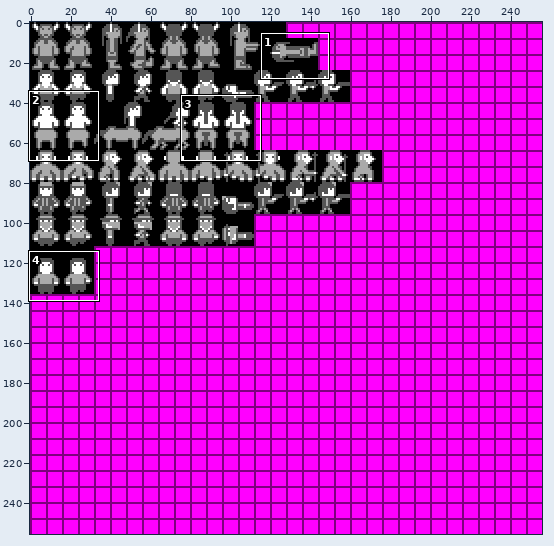
Sprite sheet: res/Sprites/mob_enemy_sheet.png. The first picture is a wide view before the edit; the outline marks the close-up.
Close-up. As it was:
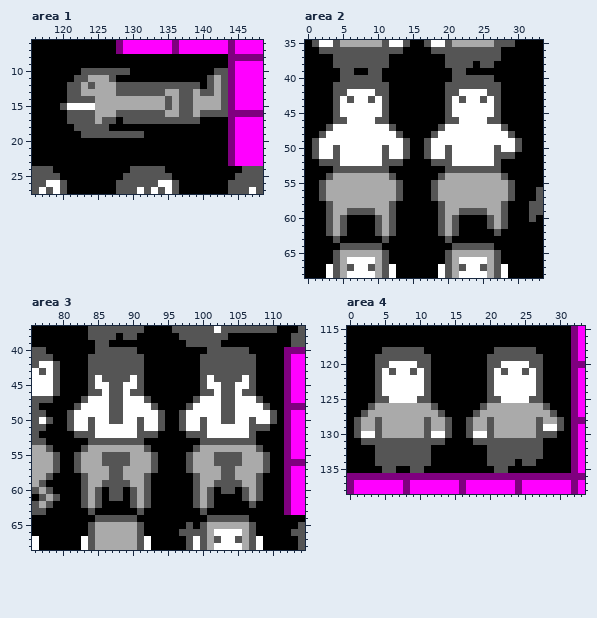
The file is 256x256 pixels. Shown: area 1: x 116..148, y 6..27; area 2: x 0..33, y 35..68; area 3: x 76..114, y 37..68; area 4: x 0..33, y 115..138. The commit also changed other parts of the picture, which this record leaves out.
The same view after the edit:
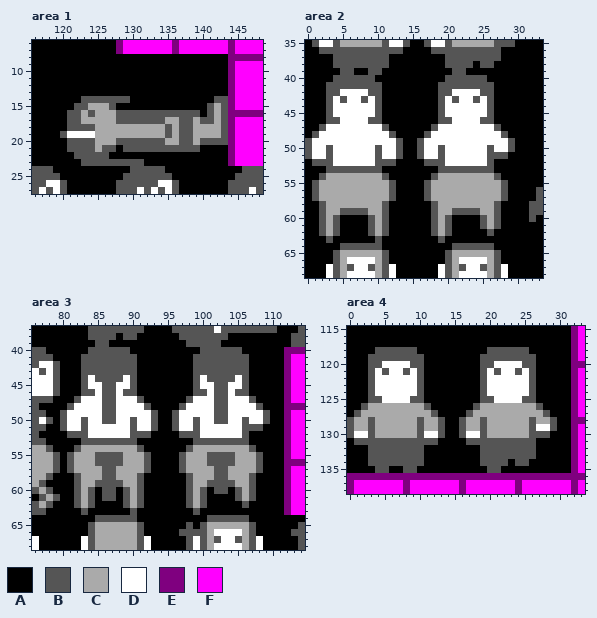
Palette (. is transparent): A #000000  B #555555  C #aaaaaa  D #ffffff  E #7f007f  F #ff00ff
Change:
Changed rows in their new state; - is an unchanged pixel.
Area 1:
first column x 120:
10 ---AAAAAAA------------AA
11 --AAAAAA-------------AAA
12 -AAAAAAAAAAAAAAAAAAA-AAA
13 -AAAAAAAAAAAAAAAAAAAAAAA
14 -AA--BBBBBAAAAAAAAAAAAB-
15 AABBC--BAAAAAAAAAAAAAB--
16 ---C-----------BB--BA-C-
17 ---CC-CCB------CC--CBBCB
18 -B---CCCCCCCCCCBCBBCCCCB
19 BDDDDCCCCCCCCCCBCBBCCCCB
20 -BBBBCCCBBBBBBBCCBBCBBBB
21 -BBBBCBB-BBBBBBBBBBB----
22 --BBBBB-----------------
23 ---BBBBBBBBB------------
Area 2:
first column x 0:
40 ----B-----A---------B-----A----
41 ---B-------A-------B-------A---
42 ---B-D---B-A-------B-D---B-A---
43 ---BDBD-BDBA-------BDBD-BDBA---
44 ---BD-----BA-------BD-----BA---
45 ---BD-----BA-------BD-----BA---
46 ---B-D---B-A-------B-D---B-A---
47 --BD-------BA-----BD-------BA--
48 -BD---------BA---BD---------BA-
49 BD-----------BA-BD-----------BA
50 BD-BD-----BD-BA-BD-BD-----BD-BA
51 BD-BD-----BD-BA-BD-BD-----B--A-
52 -B--D-----B--A---B--D-----BA---
53 ---B-------A-------B-------A---
54 --BC-------BA-----BC-------BA--
55 -BC---------BA---BC---------BA-
56 -BC---------BA---BC---------BA-
57 -BC---------BA---BC---------BA-
58 --BC-------BA-----BC-------BA--
59 --BC-B---C-BA-----BC-B---C-BA--
60 --BCBA---BCBA-----BCBA---BCBA--
61 --BCBA---BCBA-----BCBA---BCBA--
62 --BCBA---BCBA-----BCBA----BA---
63 ---BA-----BA-------BA----------
Area 3:
first column x 80:
40 ----B-----A---------B-----A----
41 ---B-------A-------B-------A---
42 ---B-------A-------B-------A---
43 ---B-------A-------B-------A---
44 ---BDB---DBA-------BDB---DBA---
45 ---BD-B-D-BA-------BD-B-D-BA---
46 ---B-DB-DB-A-------B-DB-DB-A---
47 --BD--B-D--BA-----BD--B-D--BA--
48 -BD---B-D---BA---BD---B-D---BA-
49 BD----B-D----BA-BD----B-D----BA
50 BD-BD-B-D-BD-BA-BD-BD-B-D-BD-BA
51 BD-BD-----BD-BA-BD-BD-----B--A-
52 -B--D-----B--A---B--D-----BA---
53 ---B-------A-------B-------A---
54 --BC-------BA-----BC-------BA--
55 -BC--B---C--BA---BC--B---C--BA-
56 -BC--B---C--BA---BC--B---C--BA-
57 -BC---B-C---BA---BC---B-C---BA-
58 --BC--B-C--BA-----BC--B-C--BA--
59 --BC-B---C-BA-----BC-B---C-BA--
60 --BCBAB-ABCBA-----BCBAB-ABCBA--
61 --BCBAB-ABCBA-----BCBA---BCBA--
62 --BCBA---BCBA-----BCBA----BA---
63 ---BA-----BA-------BA----------
Area 4:
first column x 0:
118 ----B-----A---------B-----A----
119 ---B-------A-------B-------A---
120 ---B-D---B-A-------B-D---B-A---
121 ---BDBD-BDBA-------BDBD-BDBA---
122 ---BD-----BA-------BD-----BA---
123 ---BD-----BA-------BD-----BA---
124 ---BD-----BA-------BD-----BA---
125 ---B-D---B-A-------B-D---B-A---
126 --BC-------BA-----BC-------BA--
127 -BC---------BA---BC---------BA-
128 BC-BC-----BC-BA-BC-BC-----BC-BA
129 BC-BC-----BC-BA-BC-BC-----BD-BA
130 BD-BC-----BD-BA-BD-BC-----B--A-
131 -B-----------A---B---------A---
132 ---B-------A-------B-------A---
133 ---B-------A-------B-------A---
134 ---B-------A-------B---AB-A----
135 ----B-A-B-A---------B-A--------
